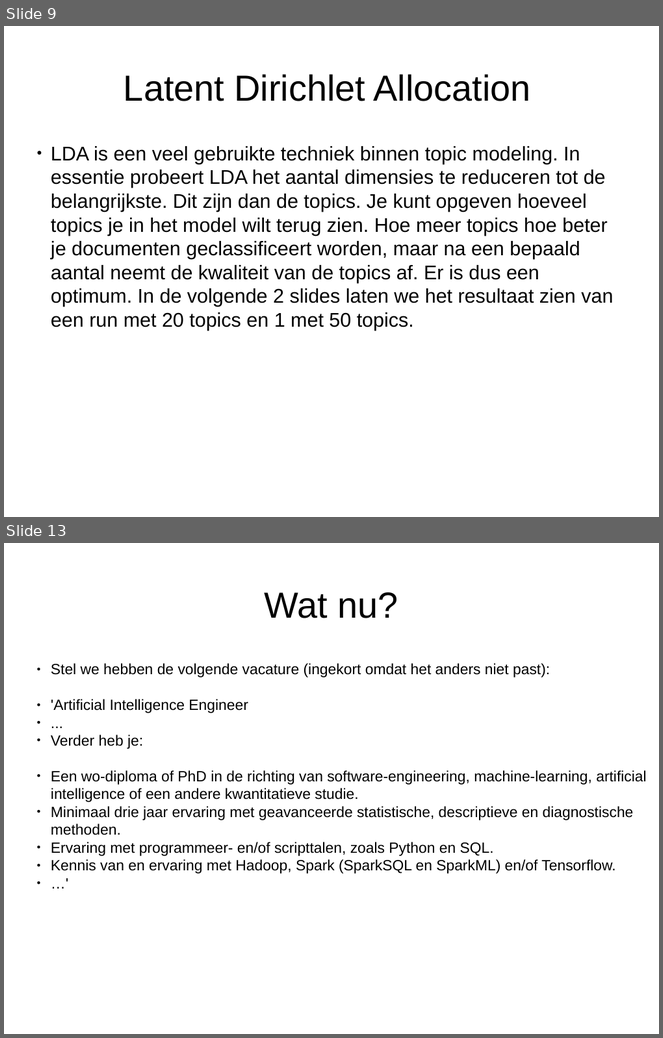
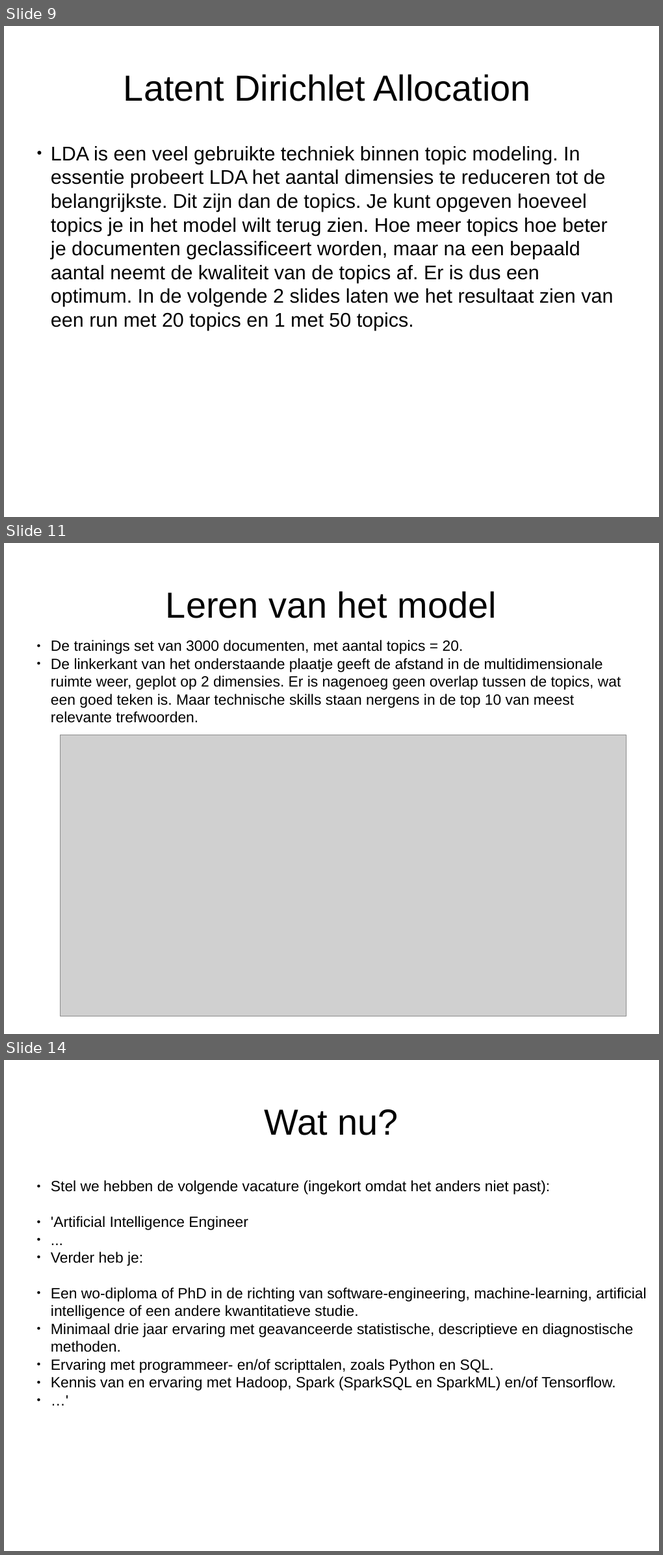
Before and after one commit to drisstaibi/cdsp_opdracht, a slide deck: cdsp_2018.pptx. Shown one above the other, each under a label of ours: slides 9 and 13 before the commit, slides 9, 11 and 14 after it; the slides between them are not shown. The pictures are 663x1038 and 663x1555 pixels, drawn with LibreOffice and Linux fonts; fonts in the diff are those of the drawing; grey boxes stand for pictures. Boxes give left, top, right and bottom in pixels: in the first picture for what was removed or moved away, otherwise in the second. Text is boxed around its words. In the diff, an @@ line names an element or a change of style, - is before the commit and + after.

```diff
--- a/cdsp_2018.pptx
+++ b/cdsp_2018.pptx
@@ slide 11 added at <box>4,543,659,1034</box>, background #FFFFFF @@
@@ text added at <box>166,591,497,618</box>, 44 pt, text #000000 @@
+Leren van het model
@@ text added at <box>51,640,622,723</box>, 18 pt, text #000000 @@
+● De trainings set van 3000 documenten, met aantal topics = 20.
+● De linkerkant van het onderstaande plaatje geeft de afstand in de multidimensionale ruimte weer, geplot op 2 dimensies. Er is nagenoeg geen overlap tussen de topics, wat een goed teken is. Maar technische skills staan nergens in de top 10 van meest relevante trefwoorden.
@@ picture added at <box>60,735,627,1016</box> @@
@@ what was slide 13 is now slide 14 @@
```
Also in this commit, not shown: 4 slides changed.
